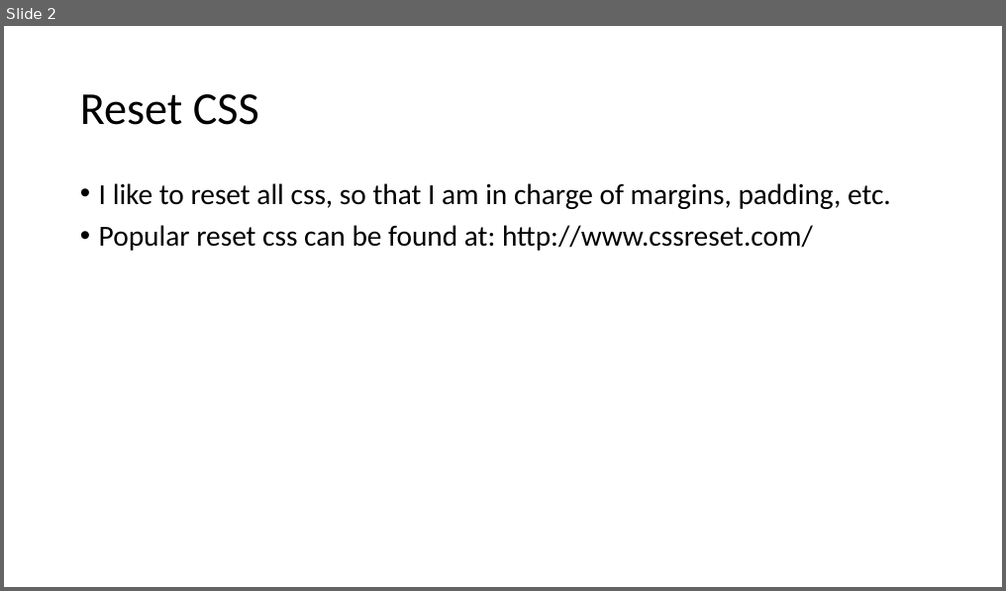
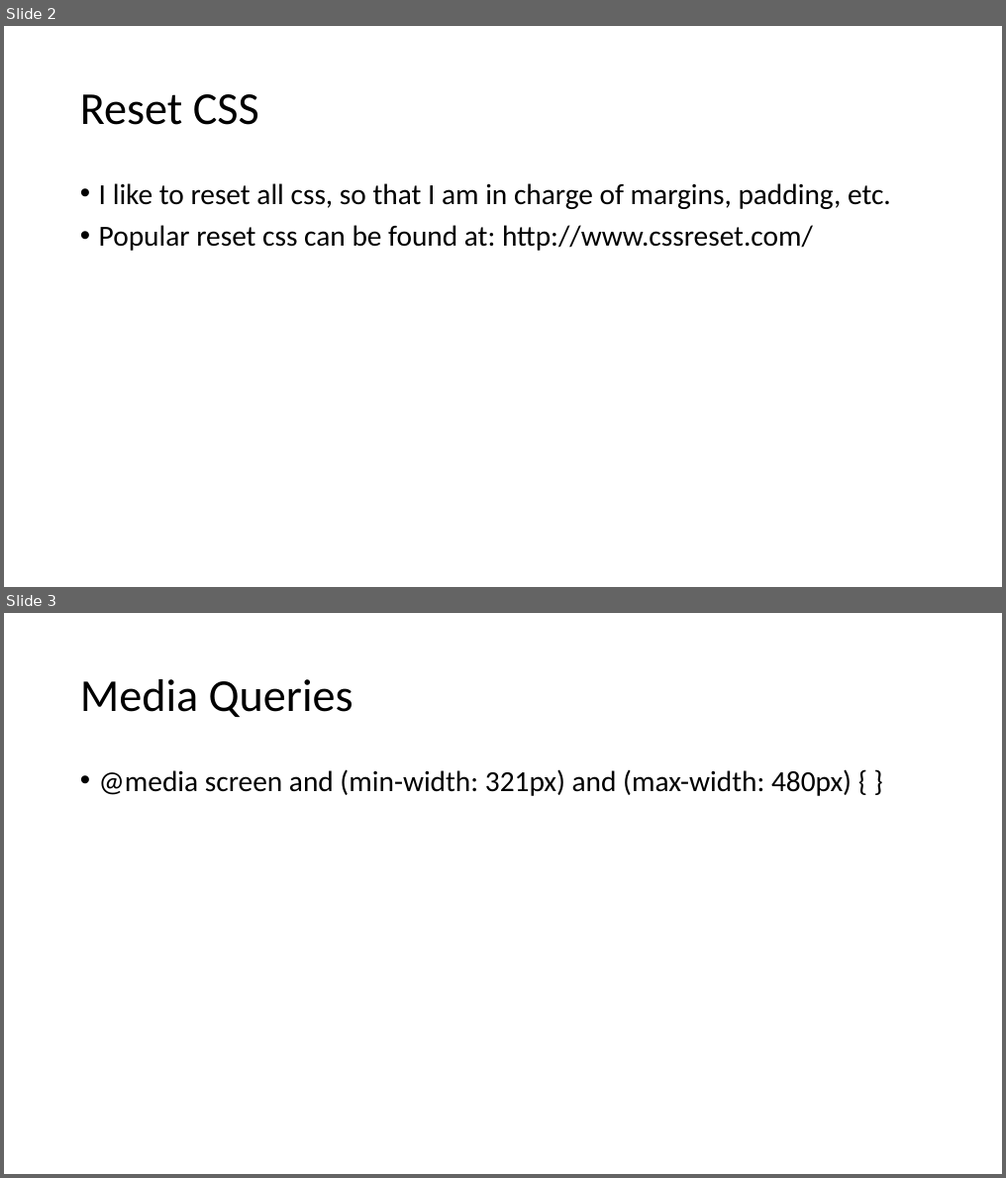
Before and after one commit to mlybrand/ResponsiveWebDesign, a slide deck: presentation/ResponsiveWebDesign.pptx. Shown one above the other, each under a label of ours: slide 2 before the commit, slides 2 and 3 after it. The pictures are 1006x591 and 1006x1178 pixels, drawn with LibreOffice and Linux fonts; fonts in the diff are those of the drawing. Boxes give left, top, right and bottom in pixels: in the first picture for what was removed or moved away, otherwise in the second. Text is boxed around its words. In the diff, an @@ line names an element or a change of style, - is before the commit and + after.

```diff
--- a/presentation/ResponsiveWebDesign.pptx
+++ b/presentation/ResponsiveWebDesign.pptx
@@ slide 3 added at [4, 613, 1002, 1174], background #FFFFFF @@
@@ title added at [80, 679, 353, 717], 44 pt, text #000000 @@
+Media Queries
@@ text added at [99, 769, 851, 796], 28 pt, text #000000 @@
+• @media screen and (min-width: 321px) and (max-width: 480px) { }
```
Also in this commit, not shown: 1 other slide added, 1 other file.
